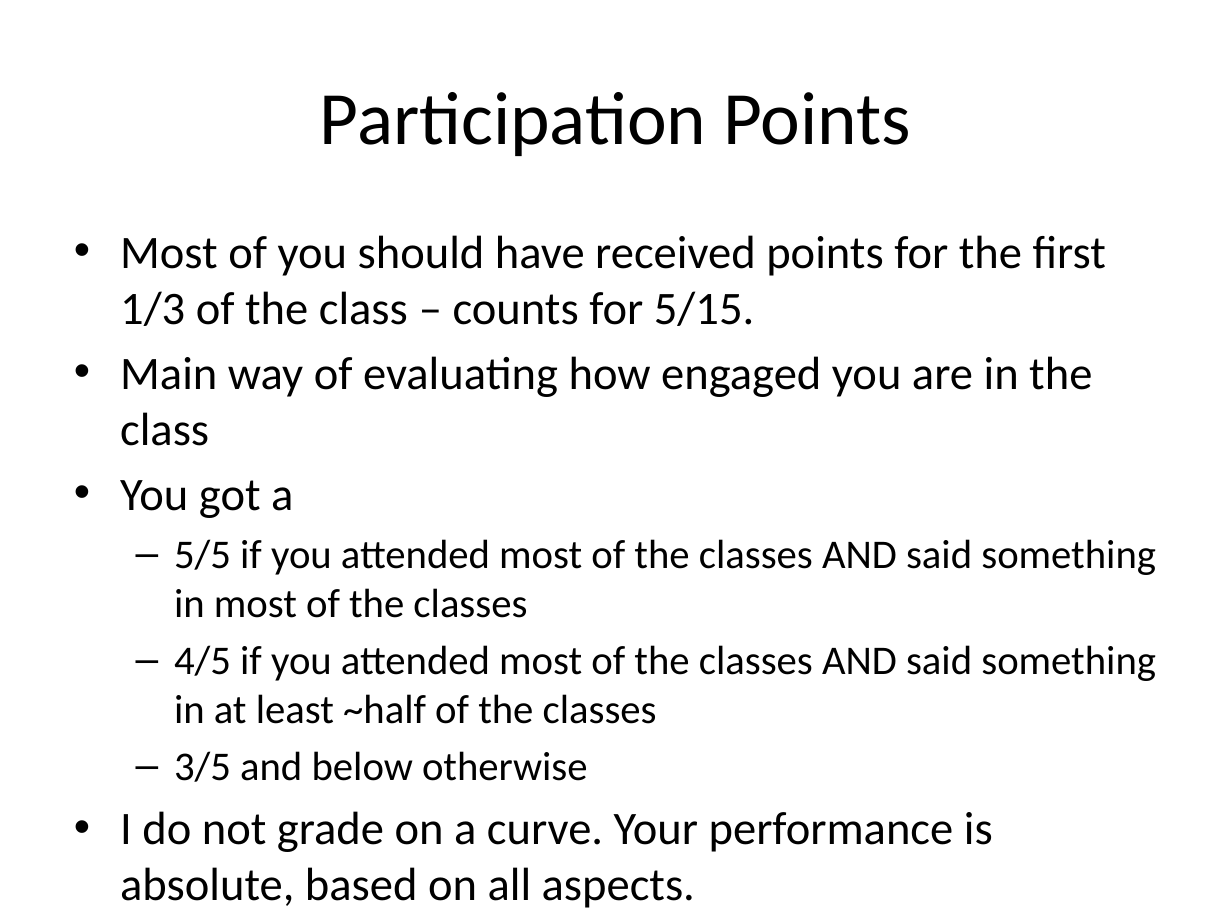
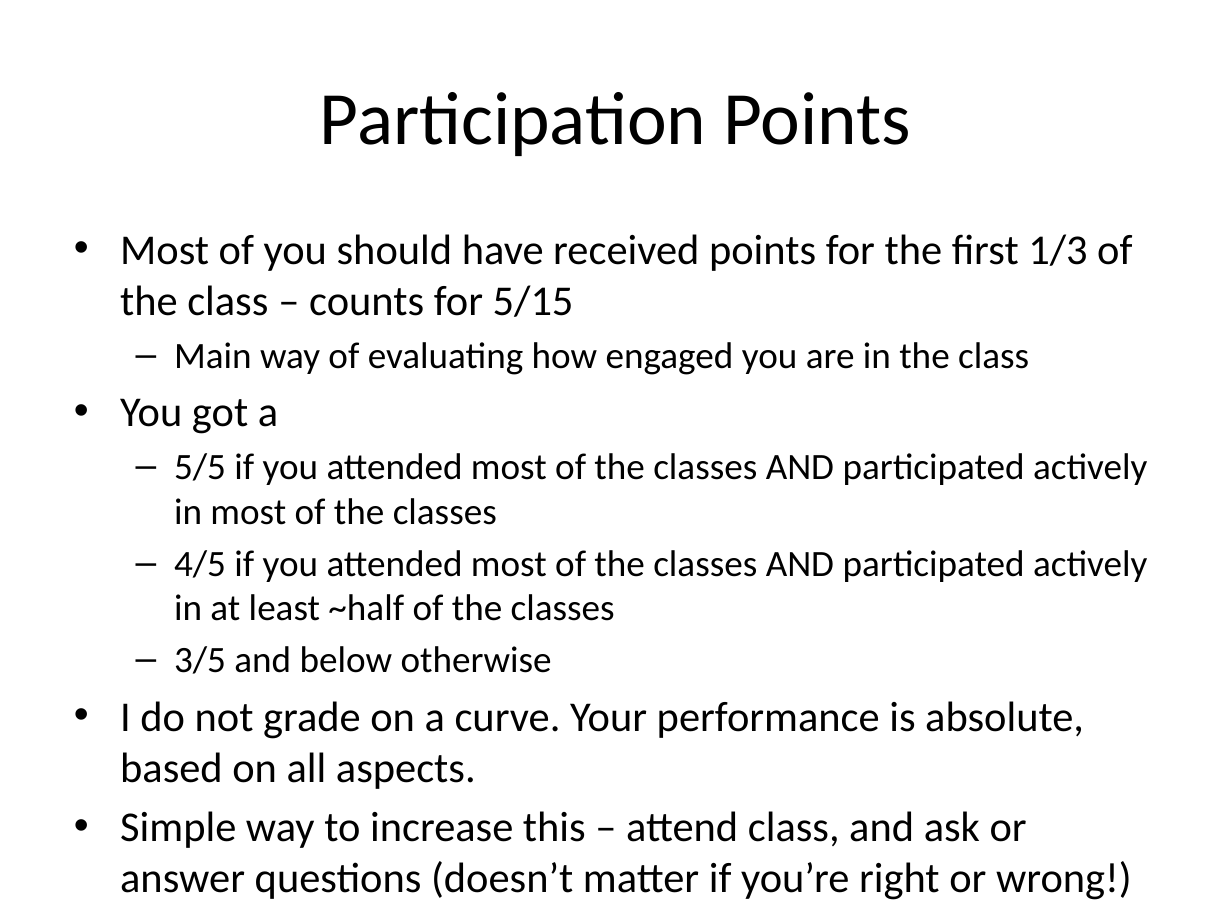
Before and after one commit to aadorian/cs598.github.io, a slide deck: slide 2 of slides/discussion-midterm.pptx. Drawn at 1232x924 pixels with LibreOffice and Linux fonts; fonts in the diff are those of the drawing. Boxes give left, top, right and bottom in pixels: in the first picture for what was removed or moved away, otherwise in the second. Text is boxed around its words. In the diff, an @@ line names an element or a change of style, - is before the commit and + after.

Commit message:
participation

```diff
--- a/slides/discussion-midterm.pptx
+++ b/slides/discussion-midterm.pptx
@@ text at (120, 234, 1132, 317): text changed; size 27.2 to 24.8 pt @@
-• Most of you should have received points for the first 1/3 of the class – counts for 5/15.
+• Most of you should have received points for the first 1/3 of the class – counts for 5/15
@@ text at (120, 342, 1084, 789): size 27.2 to 21.7 pt in "Main way of evaluating how engaged you ..."; size 27.2 to 24.8 pt in "You got a", "I do not grade on a curve. ..."; size 23.8 to 21.7 pt in "3/5 and below otherwise"; bullet • to –; list level 1 to 2 in "Main way of evaluating how ..." @@
@@ text at (174, 453, 1147, 621): text changed; size 23.8 to 21.7 pt @@
-  – 5/5 if you attended most of the classes AND said something in most of the classes
-  – 4/5 if you attended most of the classes AND said something in at least ~half of the classes
+  – 5/5 if you attended most of the classes AND participated actively in most of the classes
+  – 4/5 if you attended most of the classes AND participated actively in at least ~half of the classes
@@ text at (120, 811, 1027, 848): paragraph added @@
+  • Simple way to increase this – attend class, and ask or answer questions (doesn’t matter if you’re right or wrong!)
```
